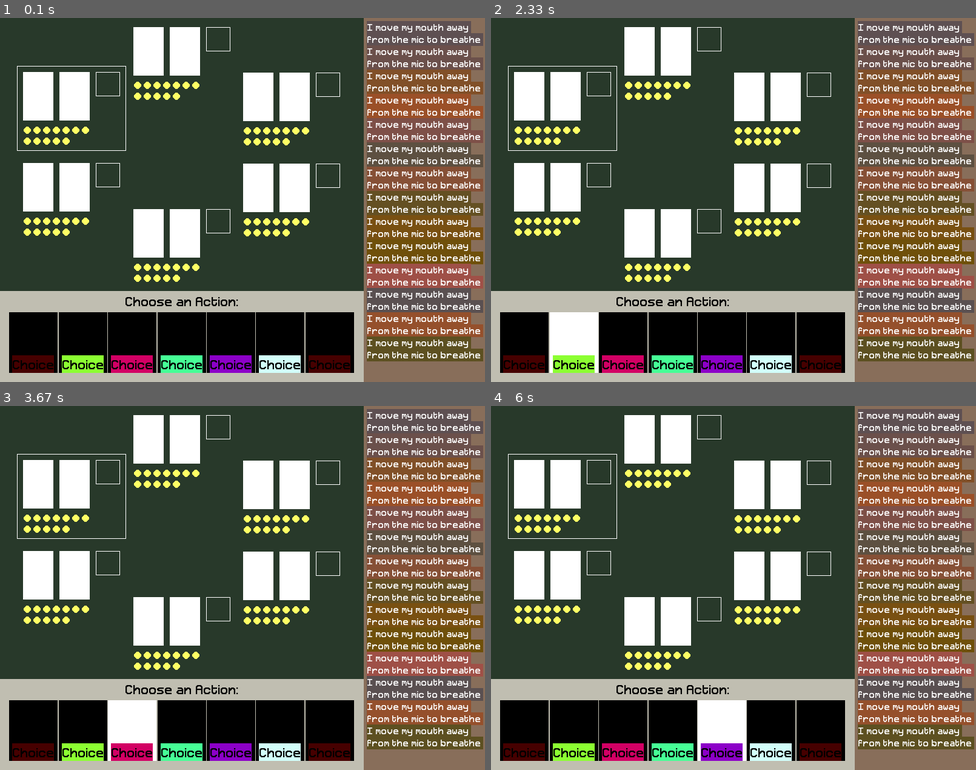
Above: before the commit, frames 1-4 (two rows, left to right).
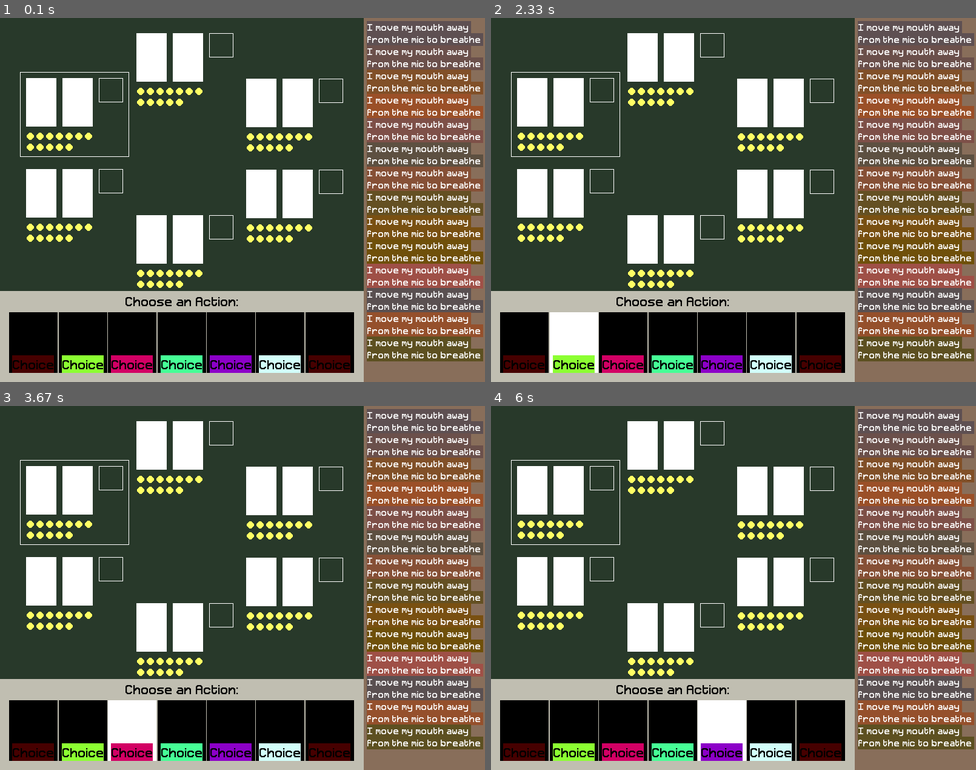
Above: after the commit, the same moments.

Repository: tmiltonj/depose
Game: pygame game, started from depose/pygame_view.py
Same seed, same stepped clock (60 frames per second), same inputs: the game is played once before the commit and once after it.
Inputs (mouse positions are in pixels of both pictures, inside the frame that each line leads up to):
- Up to frame 1 (0.1 s): no input
- Up to frame 2 (2.33 s): click (524, 341) at 0.38 s; click (733, 221) at 0.72 s; click (772, 341) at 1.05 s; click (912, 327) at 1.38 s; click (573, 341) at 2.22 s
- Up to frame 3 (3.67 s): click (227, 526) at 2.55 s; click (130, 729) at 3.38 s
- Up to frame 4 (6 s): click (883, 580) at 3.72 s; click (675, 729) at 4.55 s; click (752, 573) at 4.88 s; click (723, 729) at 5.72 s

The runs differ from the first frame. In frame 1, 7.9% of the frame differs, in the area x 3-71%, y 2-75%; in frame 2, 7.9%; in frame 3, 7.9%; in frame 4, 7.9%.

Commit message:
Temp: Refactoring

Diff:
--- a/depose/pygame_view.py
+++ b/depose/pygame_view.py
@@ -19,11 +19,12 @@
         surface.fill(Card.color, pygame.Rect(x, y, Card.width, Card.height))
 
 class PlayerCard:
+    """ Shows info about a Player's cards, coins and name """
     width = 180
     height = 140
     bg_color = table_bg
 
-    def draw(surface, player, x, y, active=False):
+    def render(player, active=False):
         width = PlayerCard.width
         height = PlayerCard.height
         player_card = pygame.Surface((width, height))
@@ -45,9 +46,11 @@
         pygame.draw.rect(player_card, (255, 255, 255), pygame.Rect(130, 10, 40, 40), 1)
 
         # Draw player card
-        surface.blit(player_card, pygame.Rect(x - width / 2, y - height / 2, width, height))
+        return player_card
+
 
 class Sidebar:
+    """ Displays log messages about the game state """
     width = 200
     height = 600
     bg_color = sidebar_bg
@@ -65,6 +68,7 @@
         self.font.pad = True
 
     def log(self, message, color=bg_color):
+        """ Adds a new message to sidebar, splitting long lines on spaces """
         line = ''
         for word in message.split(' '):
             if (line == '') or (len(line) + len(word) < Sidebar.line_length):
@@ -74,14 +78,15 @@
                 line = word + ' '
         self.entries.append(Sidebar.Entry(line, color))
 
-    def draw(self, surface):
+    def render(self):
+        """ Returns a surface with log entries rendered to it """
         sidebar = pygame.Surface((Sidebar.width, Sidebar.height))
         sidebar.fill(Sidebar.bg_color)
         for line, entry in enumerate(self.entries[-Sidebar.max_lines:]):
             render, _ = self.font.render(entry.text, fgcolor=(255, 255, 255), bgcolor=entry.color)
             sidebar.blit(render, (5, 5 + line * 20))
 
-        surface.blit(sidebar, (0, 0))
+        return sidebar
 
 class ControlManager:
     _instance = None
@@ -229,7 +234,8 @@
     for ii, player in enumerate(players):
         x_draw = x + x_dist * math.sin(ii * angle)
         y_draw = y + y_dist * math.cos(ii * angle)
-        PlayerCard.draw(surface, player, x_draw, y_draw, active=(ii == 4))
+        player_card = PlayerCard.render(player, active=(ii == 4))
+        surface.blit(player_card, (x_draw - box_w / 2, y_draw - box_h / 2))
 
 # Test InputBox
 box = InputBox()
@@ -253,16 +259,16 @@
     screen.fill(black)
     table.fill(table_bg)
     action.fill(action_bg)
-    sidebar.fill(sidebar_bg)
+    #sidebar.fill(sidebar_bg)
 
     draw_player_cards(['a', 'b', 'c', 'd', 'e', 'f'], table, table_w / 2, table_h / 2)
-    bar.draw(sidebar)
+    #bar.draw(sidebar)
     box.draw(action)
 
     # Draw views to main canvas
     screen.blit(table, (0, 0))
     screen.blit(action, (0, 450))
-    screen.blit(sidebar, (600, 0))
+    screen.blit(bar.render(), (600, 0))
 
     # Show display
     pygame.display.flip()
